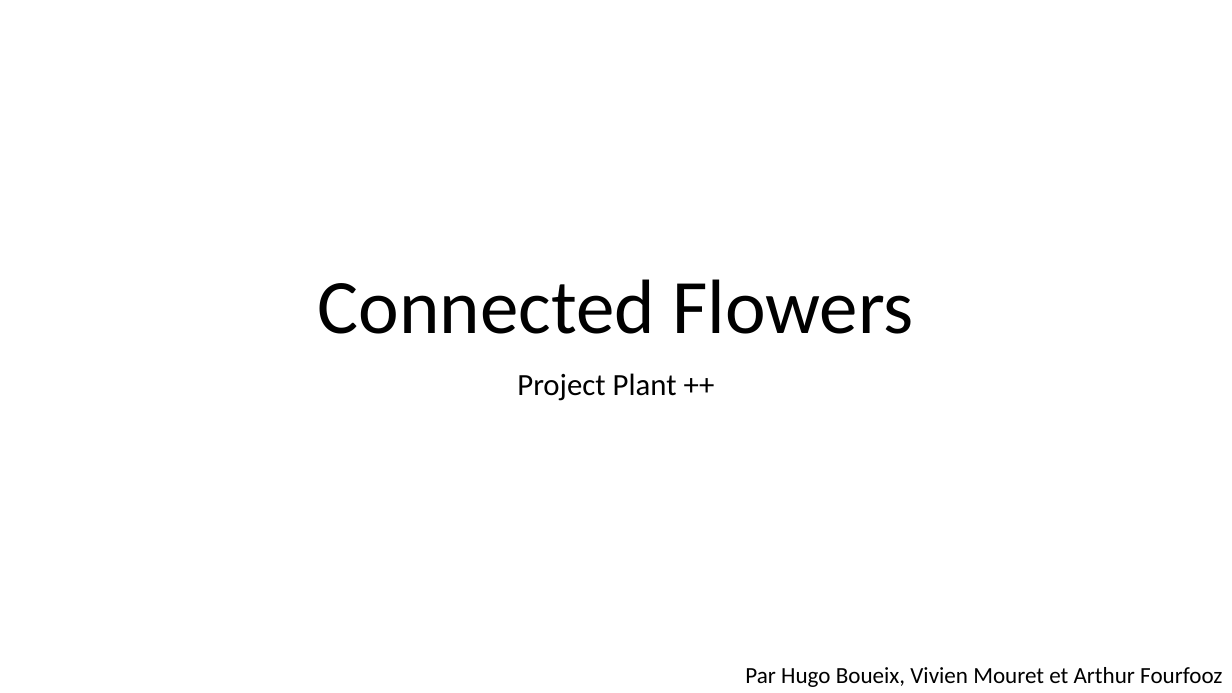
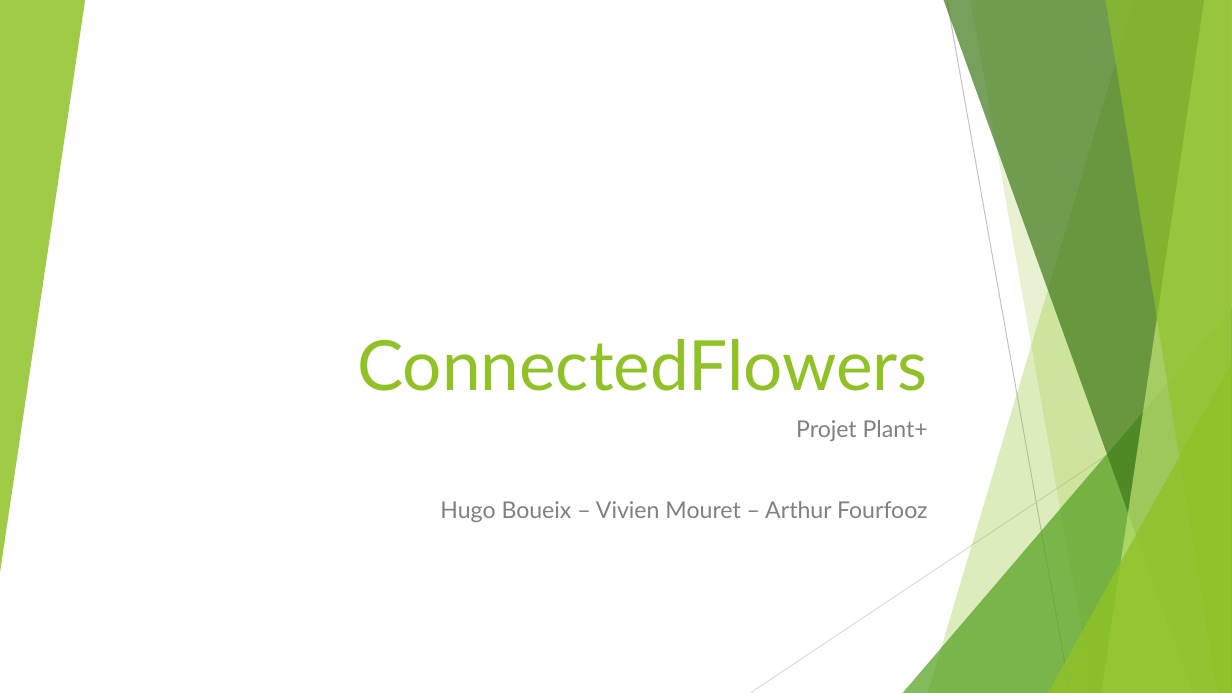
Before and after one commit to hboueix/ConnectedFlowers, a slide deck: slide 1 of Plant+.pptx. Drawn at 1232x693 pixels with LibreOffice and Linux fonts; fonts in the diff are those of the drawing. Boxes give left, top, right and bottom in pixels: in the first picture for what was removed or moved away, otherwise in the second. Text is boxed around its words. In the diff, an @@ line names an element or a change of style, - is before the commit and + after.

```diff
--- a/Plant+.pptx
+++ b/Plant+.pptx
@@ group added at [0, 0, 1232, 693]: 5 freeform shapes, 3 triangles, 2 lines @@
@@ title at [357, 339, 928, 391]: text changed; size 60 to 54 pt; font Calibri to Lato; text colour #000000 to #90C226 @@
-Connected Flowers
+ConnectedFlowers
@@ subtitle at [440, 420, 928, 522]: text changed; size 24 to 18 pt; font Calibri to Lato; text colour #000000 to #808080 @@
-Project Plant ++
+Projet Plant+
+Hugo Boueix – Vivien Mouret – Arthur Fourfooz
@@ text removed at [745, 667, 1222, 687] @@
-Par Hugo Boueix, Vivien Mouret et Arthur Fourfooz
```
Also in this commit, not shown: 1 other slide changed, 5 slides added, 5 slides removed, 1 other file.
